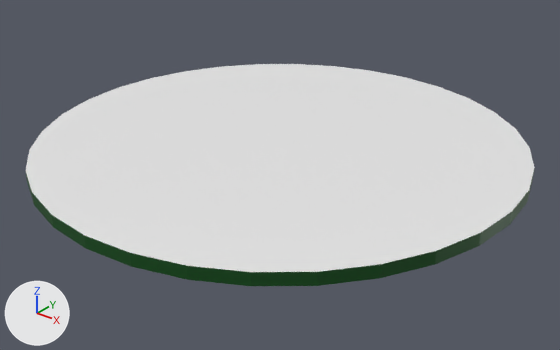
The FBX model Assets/Resources/Models/Pog.fbx: old version first, new version second.
Both versions are drawn from a 50 mm camera at (0.1465, -0.1831, 0.1023) aimed at (0.0027, -0.0034, -0.0091). Arrows for +X, +Y and +Z are at lower left; the lights stay in place. Where no turn or scale is listed for an object, it has been applied to the vertices.
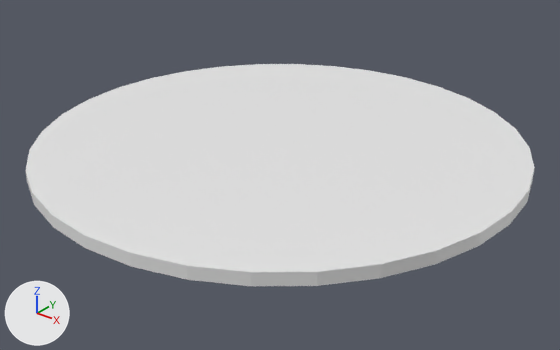
Location of each change, [x1, y1, x2, y2] in pixels of the pictures (560 x 350 px):
part 1 of me_cylinder, recoloured (green to grey)
    both: [26, 172, 534, 286]

What changed in the scene script:
```text
Change me_cylinder:
    where me_cylinder.from_pydata(...)  # 64 vertices, 34 faces; spans x -0.08..0.08, y -0.08..0.08, z -0.002..0.002
    used by ob_cylinder; location = (0.0, 0.0, 0.0)
    me_cylinder part 1: all 32 faces that had it switch from mat_material_002 (dark green #014b10) to mat_material_001 (its picture is missing)
```
